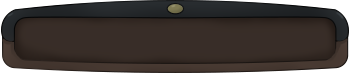
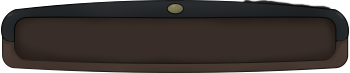
Two versions of the same layered image (350 × 73). Layer-by-layer changes:
painted on "Interieure" over [242, 0, 332, 10]
